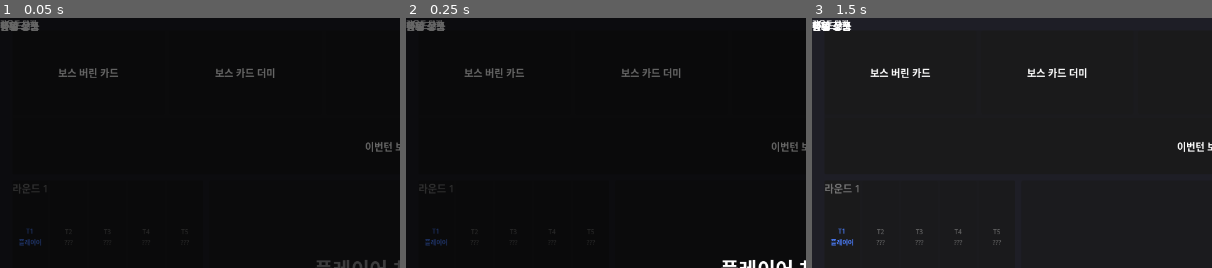
Above: before the commit, frames 1-3 (left to right).
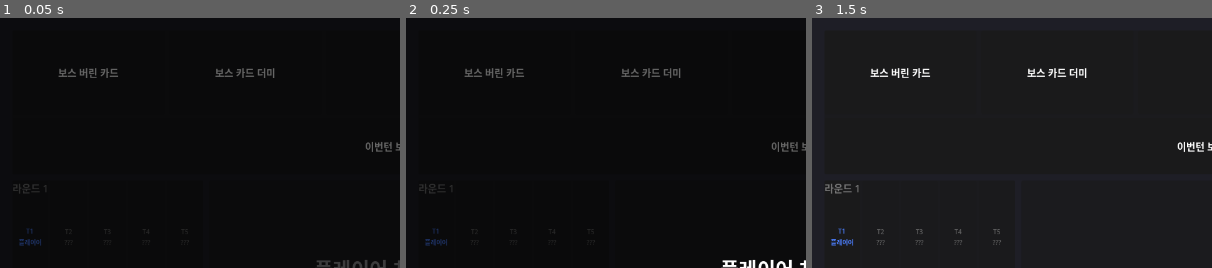
Above: after the commit, the same moments.

Repository: Bobby-Kang/boss-raid-card-game
Game: Godot game, scene res://scenes/main/main_scene.tscn
Same seed, same stepped clock (60 frames per second), same inputs: the game is played once before the commit and once after it.
Inputs:
- Up to frame 1 (0.05 s): no input
- Up to frame 2 (0.25 s): no input
- Up to frame 3 (1.5 s): tap Enter at 0.5 s; tap Space at 1.25 s
The pictures show only the part of the screen within x 0-50%, y 0-50%; the shares and areas given below are measured in that part.

The runs differ from the first frame. In frame 1, 0.4% of the frame differs, in the area x 0-10%, y 0-6%; in frame 2, 0.4%; in frame 3, 0.4%.

Commit message:
fix: 씬 루트에 쌓인 고아 노드 제거 (좌상단 이상한 글자 버그)
MCP로 노드 이동 시 원본이 루트(.)에 layout_mode=0으로 남아
모두 (0,0)에 겹쳐 표시되던 문제 수정. README를 현재 구현
내용(드래그&드롭, AP, 예비/액티브 슬롯 등)으로 업데이트.

Co-Authored-By: Claude Sonnet 4.6 <noreply@anthropic.com>

Diff:
--- a/scenes/main/main_scene.tscn
+++ b/scenes/main/main_scene.tscn
@@ -422,74 +422,6 @@
 layout_mode = 2
 mouse_filter = 2
 
-[node name="BattleField_VBoxLayout_MiddleArea_TurnInfoPanel#VBox" type="VBoxContainer" parent="." unique_id=1436611149]
-layout_mode = 0
-theme_override_constants/separation = 6
-
-[node name="BattleField_VBoxLayout_MiddleArea_TurnInfoPanel_VBox#RoundLabel" type="Label" parent="." unique_id=1702158118]
-unique_name_in_owner = true
-layout_mode = 0
-theme_override_font_sizes/font_size = 14
-text = "라운드 1"
-horizontal_alignment = 1
-
-[node name="BattleField_VBoxLayout_MiddleArea_TurnInfoPanel_VBox#TurnSlotsContainer" type="HBoxContainer" parent="." unique_id=1560605101]
-unique_name_in_owner = true
-layout_mode = 0
-size_flags_vertical = 3
-theme_override_constants/separation = 4
-
-[node name="BattleField_VBoxLayout_MiddleArea_MarketPanel#VBox" type="VBoxContainer" parent="." unique_id=256613313]
-layout_mode = 0
-theme_override_constants/separation = 4
-
-[node name="BattleField_VBoxLayout_MiddleArea_MarketPanel_VBox#MarketTitle" type="Label" parent="." unique_id=2117493742]
-layout_mode = 0
-theme_override_font_sizes/font_size = 12
-text = "라운드 마켓"
-horizontal_alignment = 1
-
-[node name="BattleField_VBoxLayout_MiddleArea_MarketPanel_VBox#MarketSlots" type="HBoxContainer" parent="." unique_id=2032182302]
-layout_mode = 0
-size_flags_vertical = 3
-theme_override_constants/separation = 6
-
-[node name="BattleField_VBoxLayout_MiddleArea_MarketPanel_VBox_MarketSlots#Slot1" type="PanelContainer" parent="." unique_id=616456832]
-layout_mode = 0
-size_flags_horizontal = 3
-
-[node name="BattleField_VBoxLayout_MiddleArea_MarketPanel_VBox_MarketSlots_Slot1#Label" type="Label" parent="." unique_id=1196223481]
-layout_mode = 0
-text = "골드 상품"
-horizontal_alignment = 1
-vertical_alignment = 1
-
-[node name="BattleField_VBoxLayout_MiddleArea_MarketPanel_VBox_MarketSlots#Slot2" type="PanelContainer" parent="." unique_id=899900525]
-layout_mode = 0
-size_flags_horizontal = 3
-
-[node name="BattleField_VBoxLayout_MiddleArea_MarketPanel_VBox_MarketSlots_Slot2#Label" type="Label" parent="." unique_id=1219740315]
-layout_mode = 0
-text = "전투 상품"
-horizontal_alignment = 1
-vertical_alignment = 1
-
-[node name="BattleField_VBoxLayout_MiddleArea_MarketPanel_VBox_MarketSlots#Slot3" type="PanelContainer" parent="." unique_id=1798491943]
-layout_mode = 0
-size_flags_horizontal = 3
-
-[node name="BattleField_VBoxLayout_MiddleArea_MarketPanel_VBox_MarketSlots_Slot3#Label" type="Label" parent="." unique_id=1880308626]
-layout_mode = 0
-text = "유틸 상품"
-horizontal_alignment = 1
-vertical_alignment = 1
-
-[node name="BattleField_VBoxLayout_MiddleArea_ActionLogPanel#Label" type="Label" parent="." unique_id=1871875819]
-layout_mode = 0
-text = "행동 로그"
-horizontal_alignment = 1
-vertical_alignment = 1
-
 [node name="EndTurnOverlay" parent="." unique_id=1313821718 instance=ExtResource("3_overlay")]
 unique_name_in_owner = true
 
Not shown, changed: README.md
